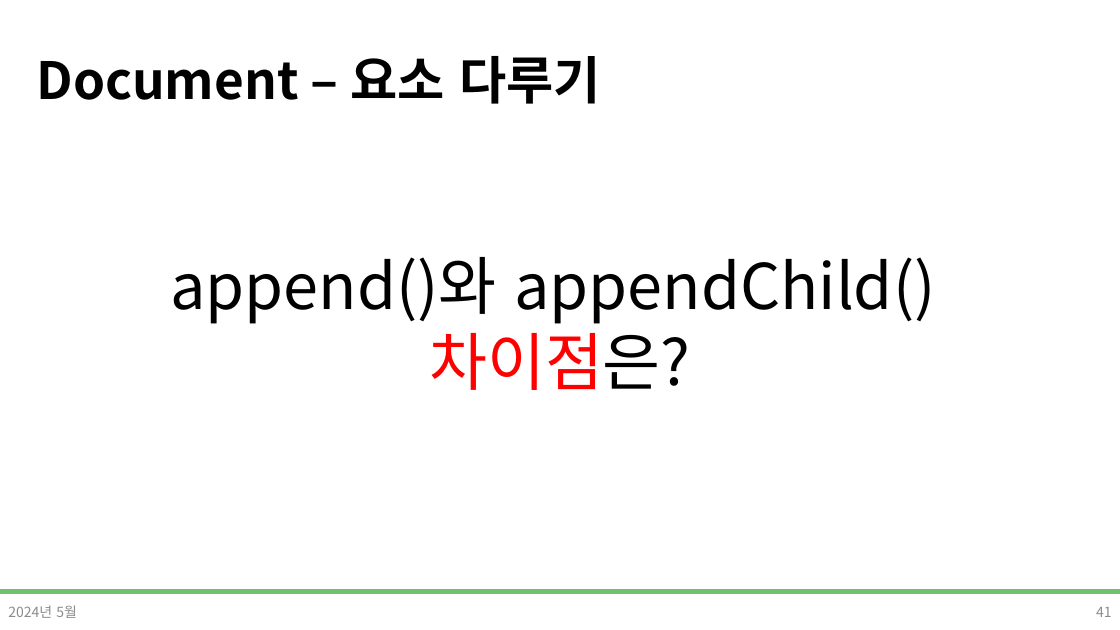
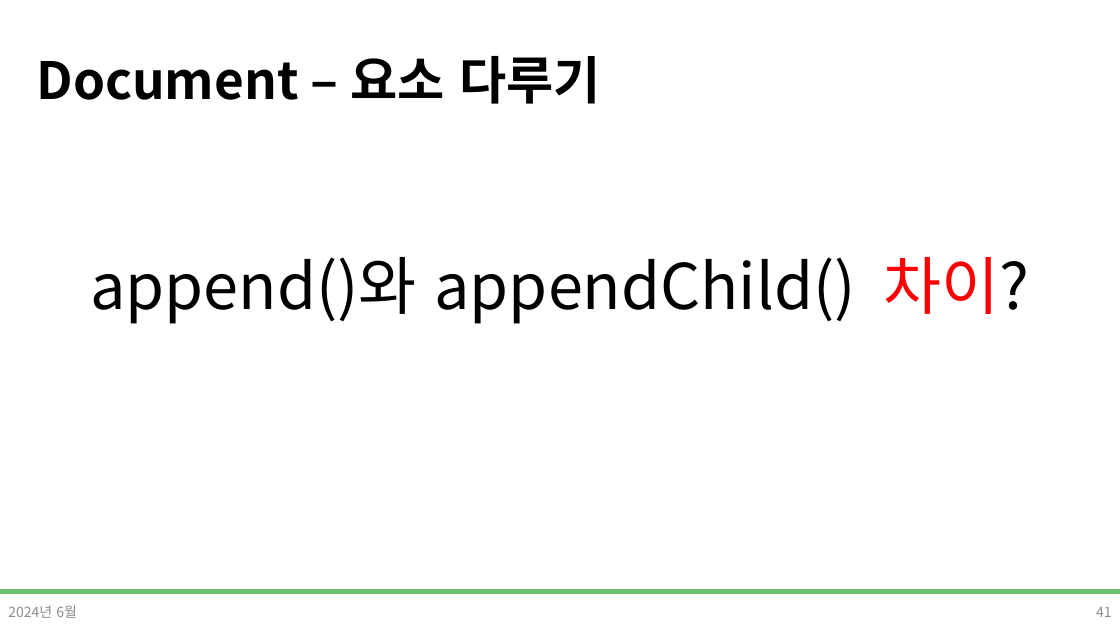
Before and after one commit to DevDamon0527/SeSAC_Yeongdeungpo_Campus_6th, a slide deck: slide 41 of material/[SeSAC_YDP_6] 04_5_Javascript_표준객체,DOM.pptx. Drawn at 1120x630 pixels with LibreOffice and Linux fonts; fonts in the diff are those of the drawing; background and template pictures are left out. Boxes give left, top, right and bottom in pixels: in the first picture for what was removed or moved away, otherwise in the second. Text is boxed around its words. In the diff, an @@ line names an element or a change of style, - is before the commit and + after.

```diff
--- a/material/[SeSAC_YDP_6] 04_5_Javascript_표준객체,DOM.pptx
+++ b/material/[SeSAC_YDP_6] 04_5_Javascript_표준객체,DOM.pptx
@@ text at bbox=[90, 257, 1030, 324]: text changed @@
-append()와 appendChild() 차이점은?
+append()와 appendChild() 차이?
@@ text at bbox=[8, 605, 77, 618]: text changed @@
-2024년 5월
+2024년 6월
```
Also in this commit, not shown: 37 other slides changed, 16 other files.
